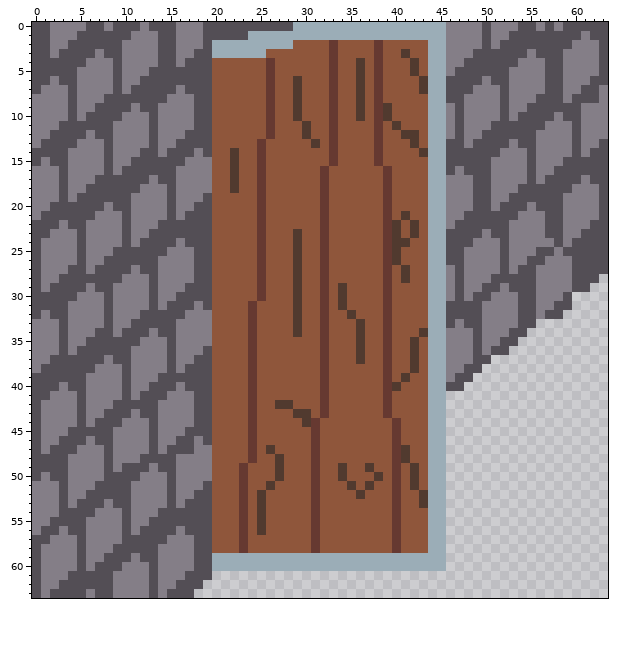
Two states of a pixel-art sprite, ressources/images/perso/fin/BlindManWalkingInDoor13.png. That is the earlier state.
The file is 64x64 pixels.
Now the later version:
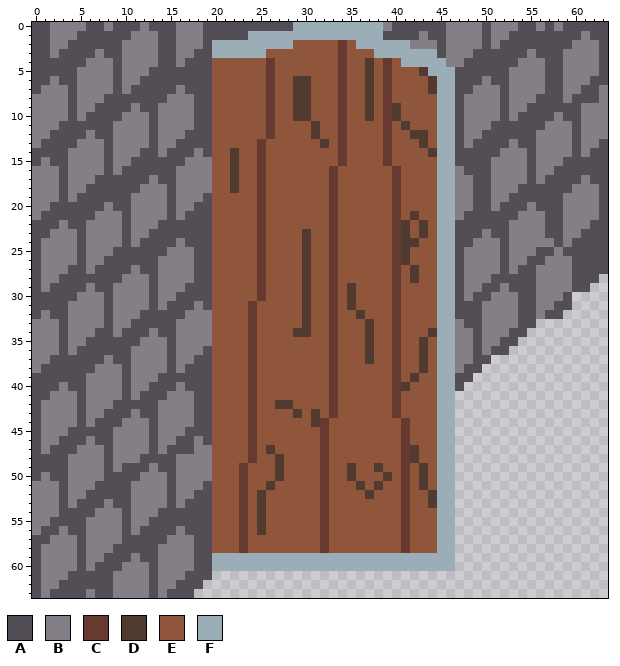
Palette (. is transparent): A #534e55  B #847e87  C #663931  D #513a2f  E #8f563b  F #9badb7
What changed:
@@ x 27..48 @@
- 0 AAFFFFFFFFFFFFFFFFFBBB
- 1 FFFFFFFFFFFFFFFFFFFBBB
- 2 FFEEEECEEEECEEEEEFFBBB
- 3 EEEEEECEEEECEEDEEFFBBB
- 4 EEEEEECEEDECEEEDEFFBBA
- 5 EEEEEECEEDECEEEDEFFBAA
- 6 EEDEEECEEDECEEEEDFFAAA
- 7 EEDEEECEEDECEEEEDFFAAA
- 8 EEDEEECEEDECEEEEEFFAAB
- 9 EEDEEECEEDECDEEEEFFBAB
-10 EEDEEECEEDECDEEEEFFBAB
-11 EEEDEECEEEECEDEEEFFBAB
-12 EEEDEECEEEECEEDDEFFBAB
-13 EEEEDECEEEECEEEDEFFAAB
-14 EEEEEECEEEECEEEEDFFAAA
-15 EEEEEECEEEECEEEEEFFAAA
-16 EEEEECEEEEEECEEEEFFABA
-17 EEEEECEEEEEECEEEEFFBBB
-18 EEEEECEEEEEECEEEEFFBBB
-19 EEEEECEEEEEECEEEEFFBBB
-20 EEEEECEEEEEECEEEEFFBBB
-21 EEEEECEEEEEECEDEEFFBBA
-22 EEEEECEEEEEECDEDEFFBAA
-23 EEDEECEEEEEECDEDEFFAAA
-24 EEDEECEEEEEECDDEEFFAAA
-25 EEDEECEEEEEECDEEEFFAAB
-26 EEDEECEEEEEECDEEEFFAAB
-27 EEDEECEEEEEECEDEEFFBAB
-28 EEDEECEEEEEECEDEEFFBAB
-29 EEDEECEDEEEECEEEEFFBAB
-30 EEDEECEDEEEECEEEEFFBAB
-31 EEDEECEDEEEECEEEEFFAAA
-32 EEDEECEEDEEECEEEEFFAAA
-33 EEDEECEEEDEECEEEEFFABA
-34 EEDEECEEEDEECEEEDFFBBB
-35 EEEEECEEEDEECEEDEFFBBB
-36 EEEEECEEEDEECEEDEFFBBB
-37 EEEEECEEEDEECEEDEFFBBB
-38 EEEEECEEEEEECEEDEFFBBA
-39 EEEEECEEEEEECEDEEFFBAA
-40 EEEEECEEEEEECDEEEFFAA.
-41 EEEEECEEEEEECEEEEFF...
-42 DDEEECEEEEEECEEEEFF...
-43 EEDDECEEEEEECEEEEFF...
-44 EEEDCEEEEEEEECEEEFF...
-45 EEEECEEEEEEEECEEEFF...
-46 EEEECEEEEEEEECEEEFF...
-47 EEEECEEEEEEEECDEEFF...
-48 DEEECEEEEEEEECDEEFF...
-49 DEEECEEDEEDEECEDEFF...
-50 DEEECEEDEEEDECEDEFF...
-51 EEEECEEEDEDEECEDEFF...
-52 EEEECEEEEDEEECEEDFF...
-53 EEEECEEEEEEEECEEDFF...
-54 EEEECEEEEEEEECEEEFF...
-55 EEEECEEEEEEEECEEEFF...
-56 EEEECEEEEEEEECEEEFF...
-57 EEEECEEEEEEEECEEEFF...
-58 EEEECEEEEEEEECEEEFF...
-59 FFFFFFFFFFFFFFFFFFF...
-60 FFFFFFFFFFFFFFFFFFF...
+ 0 AAFFFFFFFFFFBAAAAAABBB
+ 1 FFFFFFFFFFFFAAAABAABBB
+ 2 FFEEEEECEFFFFFFBBBABBB
+ 3 EEEEEEECEEEFFFFFFFABBB
+ 4 EEEEEEECEEDECEFFFFFBBA
+ 5 EEEEEEECEEDECEEEDFFFAA
+ 6 EEDDEEECEEDECEEEEDFFAA
+ 7 EEDDEEECEEDECEEEEDFFAA
+ 8 EEDDEEECEEDECEEEEEFFAB
+ 9 EEDDEEECEEDECDEEEEFFAB
+10 EEDDEEECEEDECDEEEEFFAB
+11 EEEEDEECEEEECEDEEEFFAB
+12 EEEEDEECEEEECEEDDEFFAB
+13 EEEEEDECEEEECEEEDEFFAB
+14 EEEEEEECEEEECEEEEDFFAA
+15 EEEEEEECEEEECEEEEEFFAA
+16 EEEEEECEEEEEECEEEEFFBA
+17 EEEEEECEEEEEECEEEEFFBB
+18 EEEEEECEEEEEECEEEEFFBB
+19 EEEEEECEEEEEECEEEEFFBB
+20 EEEEEECEEEEEECEEEEFFBB
+21 EEEEEECEEEEEECEDEEFFBA
+22 EEEEEECEEEEEECDEDEFFAA
+23 EEEDEECEEEEEECDEDEFFAA
+24 EEEDEECEEEEEECDDEEFFAA
+25 EEEDEECEEEEEECDEEEFFAB
+26 EEEDEECEEEEEECDEEEFFAB
+27 EEEDEECEEEEEECEDEEFFAB
+28 EEEDEECEEEEEECEDEEFFAB
+29 EEEDEECEDEEEECEEEEFFAB
+30 EEEDEECEDEEEECEEEEFFAB
+31 EEEDEECEDEEEECEEEEFFAA
+32 EEEDEECEEDEEECEEEEFFAA
+33 EEEDEECEEEDEECEEEEFFBA
+34 EEDDEECEEEDEECEEEDFFBB
+35 EEEEEECEEEDEECEEDEFFBB
+36 EEEEEECEEEDEECEEDEFFBB
+37 EEEEEECEEEDEECEEDEFFBB
+38 EEEEEECEEEEEECEEDEFFBA
+39 EEEEEECEEEEEECEDEEFFAA
+40 EEEEEECEEEEEECDEEEFFA.
+41 EEEEEECEEEEEECEEEEFF..
+42 DDEEEECEEEEEECEEEEFF..
+43 EEDEDECEEEEEECEEEEFF..
+44 EEEEDCEEEEEEEECEEEFF..
+45 EEEEECEEEEEEEECEEEFF..
+46 EEEEECEEEEEEEECEEEFF..
+47 EEEEECEEEEEEEECDEEFF..
+48 DEEEECEEEEEEEECDEEFF..
+49 DEEEECEEDEEDEECEDEFF..
+50 DEEEECEEDEEEDECEDEFF..
+51 EEEEECEEEDEDEECEDEFF..
+52 EEEEECEEEEDEEECEEDFF..
+53 EEEEECEEEEEEEECEEDFF..
+54 EEEEECEEEEEEEECEEEFF..
+55 EEEEECEEEEEEEECEEEFF..
+56 EEEEECEEEEEEEECEEEFF..
+57 EEEEECEEEEEEEECEEEFF..
+58 EEEEECEEEEEEEECEEEFF..
+59 FFFFFFFFFFFFFFFFFFFF..
+60 FFFFFFFFFFFFFFFFFFFF..
 61 ......................
